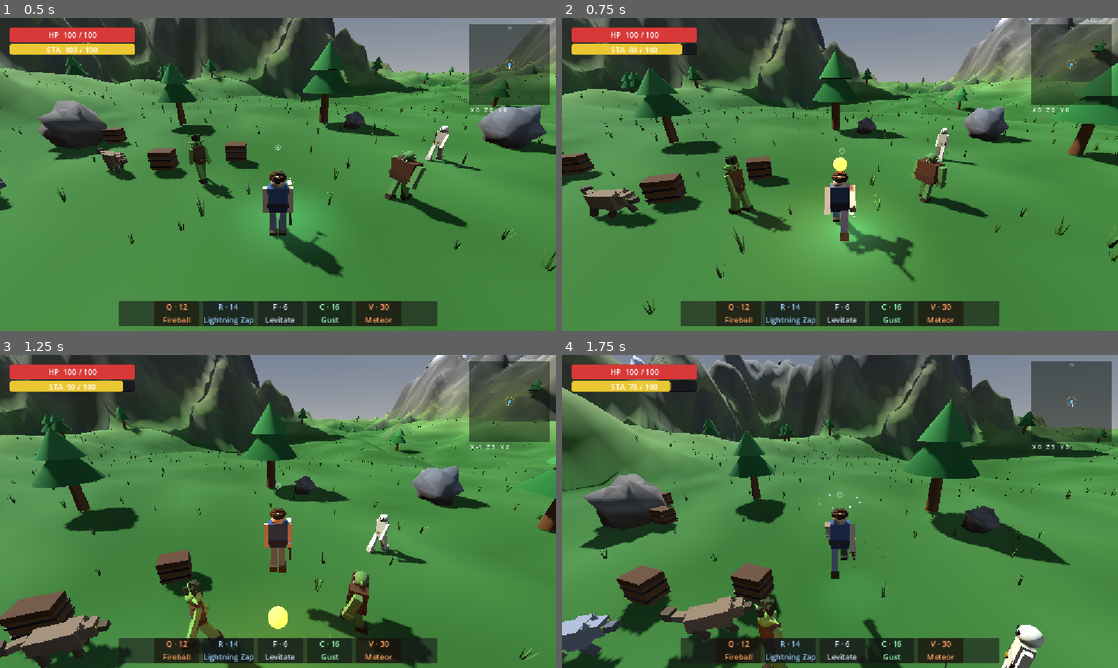
Above: before the commit, frames 1-4 (two rows, left to right).
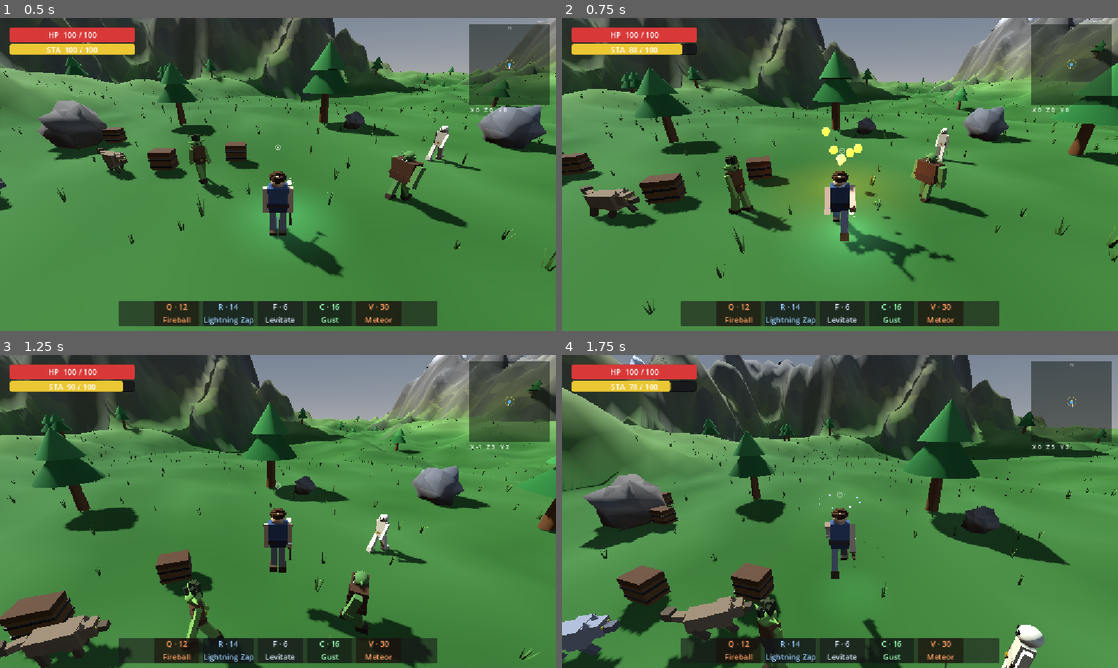
Above: after the commit, the same moments.

Repository: allinall0724-cmyk/godot-game-project
Game: Godot game, scene res://node_3d.tscn
Two runs of this game, one before a commit and one after it. Both use one fixed random seed, a clock stepped at 60 frames per second and the inputs below.
Inputs (mouse positions are in pixels of both pictures, inside the frame that each line leads up to):
- Up to frame 1 (0.5 s): no input
- Up to frame 2 (0.75 s): tap Enter at 0.5 s; move the mouse to (867, 174) at 0.52 s; hold W (move_forward) from 0.53 s (still down); tap Q (ability_1) at 0.6 s; click (867, 174) at 0.67 s
- Up to frame 3 (1.25 s): keep holding W (move_forward); tap Space (jump) at 0.77 s
- Up to frame 4 (1.75 s): keep holding W (move_forward); move the mouse to (812, 511) at 1.27 s; tap R (ability_2) at 1.35 s; tap Space (jump) at 1.52 s

Frame 1 is identical in both runs. In frame 2, 1.5% of the frame differs, in the area x 42-71%, y 34-78%; in frame 3, 1.6%, in the area x 34-67%, y 49-100%; in frame 4, 0.2%.
Error before the commit: Parse Error: Member "gravity" redefined (original in native class 'Area3D') (res://scenes/abilities/fireball.gd:22)

Commit message:
Fix fireball parse error + harden structure spawn
- fireball.gd: rename member 'gravity' -> 'grav_accel' (collided with Area3D's
  built-in 'gravity' property, which broke project compilation)
- player.gd _eff_structure: orient the body before adding and defer the add, so we
  never call look_at on an in-tree physics body during the physics step

Co-Authored-By: Claude Opus 4.8 (1M context) <noreply@anthropic.com>

Diff:
--- a/scenes/abilities/fireball.gd
+++ b/scenes/abilities/fireball.gd
@@ -19,7 +19,7 @@
 var knock_force := 0.0
 
 # Motion modifiers.
-var gravity := 0.0         # downward accel; >0 makes the shot arc and drop
+var grav_accel := 0.0      # downward accel; >0 makes the shot arc and drop (Area3D has its own 'gravity')
 var homing := 0.0          # steer strength toward nearest enemy (0 = none)
 var trail_on := false
 
@@ -65,7 +65,7 @@
 
 ## Optional motion: gravity (arc/drop), homing strength, trail toggle.
 func set_motion(grav: float, home: float, trail: bool) -> void:
-	gravity = grav
+	grav_accel = grav
 	homing = home
 	trail_on = trail
 
@@ -82,8 +82,8 @@
 		if t != null:
 			var want: Vector3 = (t.global_position + Vector3.UP * 0.8 - global_position).normalized()
 			_vel = _vel.lerp(want * _vel.length(), clampf(homing * delta, 0.0, 1.0))
-	if gravity > 0.0:
-		_vel += Vector3.DOWN * gravity * delta
+	if grav_accel > 0.0:
+		_vel += Vector3.DOWN * grav_accel * delta
 	global_position += _vel * delta
 
 	if trail_on:
--- a/scenes/player/player.gd
+++ b/scenes/player/player.gd
@@ -1363,21 +1363,17 @@
 	shape.shape = bs
 	body.add_child(mesh)
 	body.add_child(shape)
-	get_tree().current_scene.add_child(body)
-
-	if kind == "platform":
-		body.global_position = pos + Vector3.UP * 2.2
-	else:
-		body.global_position = pos + Vector3.UP * (dims.y * 0.5)
-		body.look_at(body.global_position + dir, Vector3.UP)
-		if kind == "ramp":
-			body.rotate_object_local(Vector3.RIGHT, deg_to_rad(-22.0))
-
-	# Rise-from-ground spawn + auto-despawn.
-	var final_pos := body.global_position
-	body.global_position = final_pos - Vector3.UP * dims.y
-	var tw := body.create_tween()
-	tw.tween_property(body, "global_position", final_pos, 0.25)
+	# Orient BEFORE adding so we never call look_at on an in-tree physics body during
+	# the physics step (that can crash the physics engine). dir is horizontal -> safe.
+	var basis := Basis.IDENTITY
+	if kind != "platform" and dir.length() > 0.01:
+		basis = Basis.looking_at(dir, Vector3.UP)
+	if kind == "ramp":
+		basis = basis.rotated(basis.x.normalized(), deg_to_rad(-22.0))
+	var top_y := 2.2 if kind == "platform" else dims.y * 0.5
+	body.transform = Transform3D(basis, pos + Vector3.UP * top_y)
+	# Defer the add so the body registers outside the physics flush.
+	get_tree().current_scene.add_child.call_deferred(body)
 	get_tree().create_timer(life).timeout.connect(body.queue_free)
 
 
